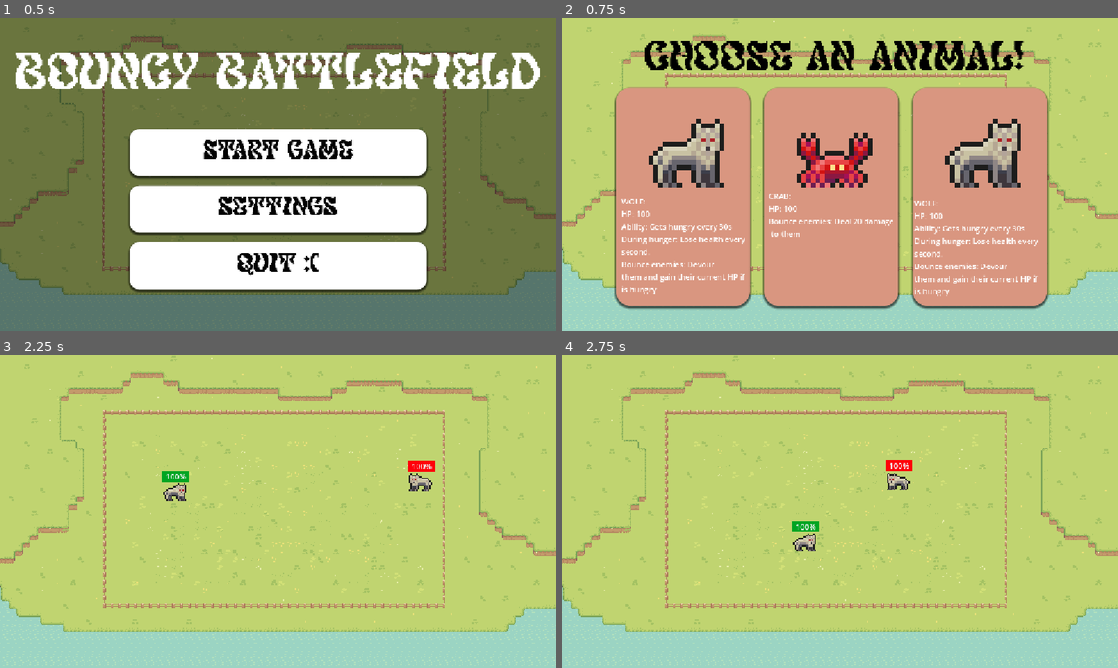
Above: before the commit, frames 1-4 (two rows, left to right).
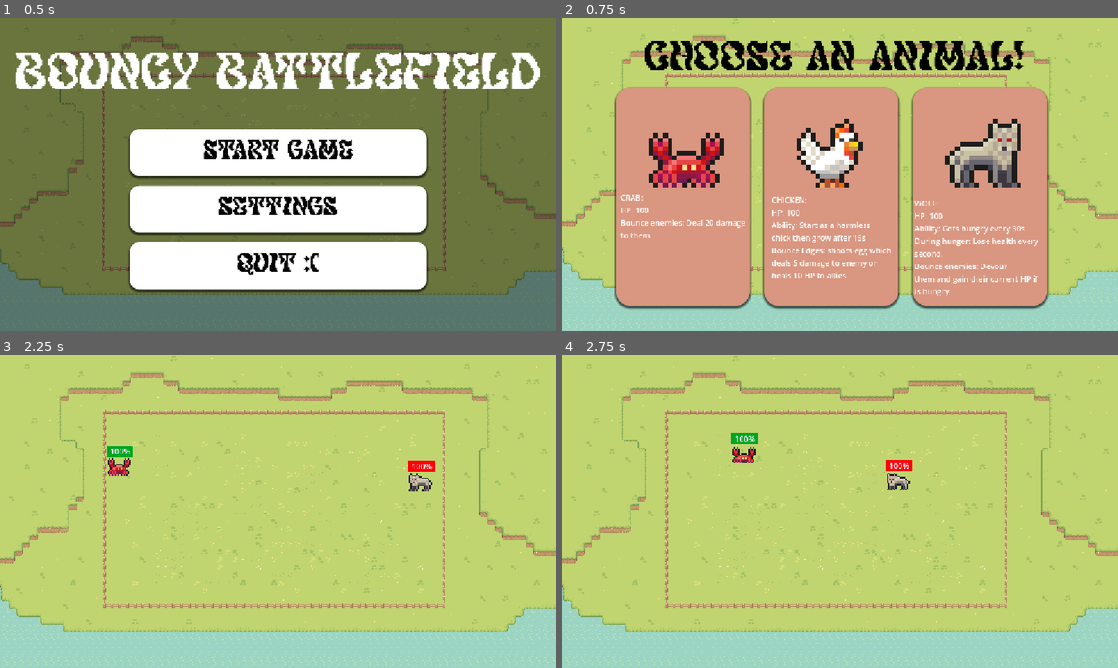
Above: after the commit, the same moments.

Repository: NNKD-Kevin/haven-project
Game: Godot game, scene res://scenes/main_menu.tscn
Same seed, same stepped clock (60 frames per second), same inputs: the game is played once before the commit and once after it.
Inputs (mouse positions are in pixels of both pictures, inside the frame that each line leads up to):
- Up to frame 1 (0.5 s): no input
- Up to frame 2 (0.75 s): click "START GAME" at 0.5 s
- Up to frame 3 (2.25 s): click (122, 533) at 1.25 s; tap Enter at 2 s; move the mouse to (400, 495) at 2.02 s; hold Right from 2.03 s (still down); hold Space (start) from 2.03 s (still down); click (400, 495) at 2.17 s
- Up to frame 4 (2.75 s): keep holding Right; keep holding Space (start)

Frame 1 is identical in both runs. In frame 2, 6.6% of the frame differs, in the area x 10-60%, y 32-89%; in frame 3, 0.7%; in frame 4, 0.7%.

Commit message:
Choosing fix and attempt to create the rewards game loop

Diff:
--- a/haven-game/project.godot
+++ b/haven-game/project.godot
@@ -20,6 +20,7 @@
 
 Global="*uid://kbehudoo64yu"
 AudioControl="*uid://dqskbmqfxhhto"
+Recruit="*uid://chyi0p7bytlcf"
 
 [display]
 
--- a/haven-game/scenes/main.tscn
+++ b/haven-game/scenes/main.tscn
@@ -395,22 +395,22 @@
 theme_override_constants/separation = 30
 script = ExtResource("7_o6xl0")
 
-[node name="Option 1" type="Button" parent="Recruit/HBoxContainer" unique_id=1567284526]
+[node name="Option1" type="Button" parent="Recruit/HBoxContainer" unique_id=1567284526]
 layout_mode = 2
 size_flags_horizontal = 3
 theme_override_styles/normal = SubResource("StyleBoxFlat_eeo6d")
 theme_override_styles/pressed = SubResource("StyleBoxFlat_85g3d")
 theme_override_styles/hover = SubResource("StyleBoxFlat_tipki")
 
-[node name="AnimatedSprite2D" type="AnimatedSprite2D" parent="Recruit/HBoxContainer/Option 1" unique_id=470237730]
+[node name="AnimatedSprite2D" type="AnimatedSprite2D" parent="Recruit/HBoxContainer/Option1" unique_id=470237730]
 position = Vector2(146, 132)
 scale = Vector2(2.4583333, 2.375)
 sprite_frames = SubResource("SpriteFrames_ejki1")
 animation = &"Chicken"
 
-[node name="Description" type="Node" parent="Recruit/HBoxContainer/Option 1" unique_id=522973224]
-
-[node name="Chicken" type="Label" parent="Recruit/HBoxContainer/Option 1/Description" unique_id=1594253500]
+[node name="Description" type="Node" parent="Recruit/HBoxContainer/Option1" unique_id=522973224]
+
+[node name="Chicken" type="Label" parent="Recruit/HBoxContainer/Option1/Description" unique_id=1594253500]
 visible = false
 offset_left = 127.0
 offset_top = 368.0
@@ -425,7 +425,7 @@
 deals 5 damage to enemy or
 heals 10 HP to allies"
 
-[node name="Crab" type="Label" parent="Recruit/HBoxContainer/Option 1/Description" unique_id=1355037722]
+[node name="Crab" type="Label" parent="Recruit/HBoxContainer/Option1/Description" unique_id=1355037722]
 visible = false
 offset_left = 121.0
 offset_top = 360.0
@@ -436,7 +436,7 @@
 Bounce enemies: Deal 20 damage
 to them"
 
-[node name="Wolf" type="Label" parent="Recruit/HBoxContainer/Option 1/Description" unique_id=1730292845]
+[node name="Wolf" type="Label" parent="Recruit/HBoxContainer/Option1/Description" unique_id=1730292845]
 visible = false
 offset_left = 123.0
 offset_top = 368.0
@@ -451,7 +451,7 @@
 them and gain their current HP if
 is hungry"
 
-[node name="Turtle" type="Label" parent="Recruit/HBoxContainer/Option 1/Description" unique_id=1010673536]
+[node name="Turtle" type="Label" parent="Recruit/HBoxContainer/Option1/Description" unique_id=1010673536]
 visible = false
 offset_left = 133.0
 offset_top = 388.0
@@ -613,6 +613,6 @@
 stream = ExtResource("7_trceg")
 autoplay = true
 
-[connection signal="pressed" from="Recruit/HBoxContainer/Option 1" to="Recruit/HBoxContainer" method="_on_option_1_pressed"]
+[connection signal="pressed" from="Recruit/HBoxContainer/Option1" to="Recruit/HBoxContainer" method="_on_option_1_pressed"]
 [connection signal="pressed" from="Recruit/HBoxContainer/Option2" to="Recruit/HBoxContainer" method="_on_option_2_pressed"]
 [connection signal="pressed" from="Recruit/HBoxContainer/Option3" to="Recruit/HBoxContainer" method="_on_option_3_pressed"]
--- a/haven-game/script/bad_turtle.gd
+++ b/haven-game/script/bad_turtle.gd
@@ -1,6 +1,6 @@
 extends CharacterBody2D
 @export var bounciness:=1.0
-const speed=50
+const speed=500
 var hp=250
 var damage=10
 var side='bad'
@@ -13,10 +13,11 @@
 var started=false
 func _ready() -> void:
 	health_bar.value=hp
+	velocity=Vector2.RIGHT.rotated(randf()*TAU)*speed
 func _process(delta: float) -> void:
 	health_bar.value=hp
 	randomize()
-	velocity=Vector2.RIGHT.rotated(randf()*TAU)*speed
+
 
 
 func _physics_process(delta: float) -> void:
--- a/haven-game/script/global.gd
+++ b/haven-game/script/global.gd
@@ -3,7 +3,7 @@
 var animals=[]
 var enemies=[]
 var level=1
-
+var ready_to_start = false
 func _ready()->void:
 	Engine.time_scale=1.0
 func _input(event: InputEvent) -> void:
--- a/haven-game/script/recruit.gd
+++ b/haven-game/script/recruit.gd
@@ -1,16 +1,13 @@
 extends HBoxContainer
 @onready var h_box_container: HBoxContainer = $"."
 @onready var label: Label = $"../Title"
-@onready var option1: AnimatedSprite2D = $"Option 1/AnimatedSprite2D"
-@onready var option2: AnimatedSprite2D = $Option2/AnimatedSprite2D
-@onready var option3: AnimatedSprite2D = $Option3/AnimatedSprite2D
-@onready var sprites=[option1,option2,option3]
+@onready var options = [$"Option1/AnimatedSprite2D", $Option2/AnimatedSprite2D, $Option3/AnimatedSprite2D]
 
 #Description
 @onready var chicken1: Label = $Option1/Description/Chicken
-@onready var crab1: Label = $"Option 1/Description/Crab"
-@onready var wolf1: Label = $"Option 1/Description/Wolf"
-@onready var turtle1: Label = $"Option 1/Description/Turtle"
+@onready var crab1: Label = $"Option1/Description/Crab"
+@onready var wolf1: Label = $"Option1/Description/Wolf"
+@onready var turtle1: Label = $"Option1/Description/Turtle"
 @onready var description1=[chicken1,crab1,turtle1,wolf1]
 @onready var chicken2: Label = $Option2/Description/Chicken
 @onready var crab2: Label = $Option2/Description/Crab
@@ -29,47 +26,49 @@
 
 
 var choices=[]
-func _ready():
+func choose():
 	randomize()
 	h_box_container.visible = true
-	label.visible = true
-	option1.visible = true
-	option2.visible = 	true
-	option3.visible = true
+	if label:
+		label.visible = true
+	for option in options:
+		if option:
+			option.visible=true
 	choices=[]
 	index=0
-	for sprite in sprites:
+	for sprite in options:
 		var gacha=randi_range(1,4)
-		if gacha==1:
-			sprite.play('Chicken')
-			choices.append('good_chick')
-			descriptions[index][0].visible=true
-		elif gacha==2:
-			sprite.play('Crab')
-			choices.append('good_crab')
-			descriptions[index][1].visible=true
-		elif gacha==3:
-			sprite.play('Turtle')
-			choices.append('good_turtle')
-			descriptions[index][2].visible=true
-		elif gacha==4:
-			sprite.play('Wolf')
-			choices.append('good_wolf')
-			descriptions[index][3].visible=true
+		if sprite:
+			if gacha==1:
+				sprite.play('Chicken')
+				choices.append('good_chick')
+				if descriptions[index][0]:descriptions[index][0].visible=true
+			elif gacha==2:
+				sprite.play('Crab')
+				choices.append('good_crab')
+				if descriptions[index][1]:descriptions[index][1].visible=true
+			elif gacha==3:
+				sprite.play('Turtle')
+				choices.append('good_turtle')
+				if descriptions[index][2]:descriptions[index][2].visible=true
+			elif gacha==4:
+				sprite.play('Wolf')
+				choices.append('good_wolf')
+				if descriptions[index][3]:descriptions[index][3].visible=true
 		index+=1
+func _ready():
+	choose()
 func hideall():
-	h_box_container.visible = false
-	label.visible = false
+	hide()
+	label.hide()
 	for description in descriptions:
 		for i in description:
-			if i:
-				i.visible=false
-func _on_option_1_pressed() -> void:
-	Global.animals.append(choices[0])
+			i.hide()
+	Global.ready_to_start = true
+func _pick(i: int):
+	Global.animals.append(choices[i])
 	hideall()
-func _on_option_2_pressed() -> void:
-	Global.animals.append(choices[1])
-	hideall()
-func _on_option_3_pressed() -> void:
-	Global.animals.append(choices[2])
-	hideall()
+
+func _on_option_1_pressed() -> void: _pick(0)
+func _on_option_2_pressed() -> void: _pick(1)
+func _on_option_3_pressed() -> void: _pick(2)
--- a/haven-game/script/stage_level.gd
+++ b/haven-game/script/stage_level.gd
@@ -11,7 +11,7 @@
 }
 const ENEMY_TYPES = ["bad_crab", "bad_chick", "bad_wolf", "bad_turtle"]
 @onready var audio_stream_player_2d: AudioStreamPlayer2D = $AudioStreamPlayer2D
-var ready_to_start = false
+
 var combat=false
 @onready var h_box_container: HBoxContainer = $Recruit/HBoxContainer
 
@@ -27,7 +27,11 @@
 	node.position = Vector2(randi_range(x_min, x_min + 200), randi_range(150, 500))
 	node.add_to_group("animals" if is_good else "enemies")
 	get_parent().add_child(node)
-
+func clear():
+	for a in get_tree().get_nodes_in_group("animals"):
+		a.queue_free()
+	Global.ready_to_start=false
+	Recruit.choose()
 func _process(_delta: float) -> void:
 	if not combat:
 		return
@@ -38,15 +42,17 @@
 	if animals_left == 0:
 		combat = false
 		get_tree().change_scene_to_file("res://scenes/Defeat.tscn")
+		clear()
 	elif enemies_left == 0:
 		combat = false
 		Global.level += 1
 		print(Global.level)
+		clear()
 
 
 func _input(event: InputEvent) -> void:
-	if event.is_action_pressed("start") and not combat:
-		var count = ceil(Global.level / 3.0)
+	if event.is_action_pressed("start") and not combat and Global.ready_to_start:
+		var count = ceil(Global.level / 2.0)
 		for i in range(count):
 			spawn_type(ENEMY_TYPES.pick_random())
 		for animal in Global.animals:
